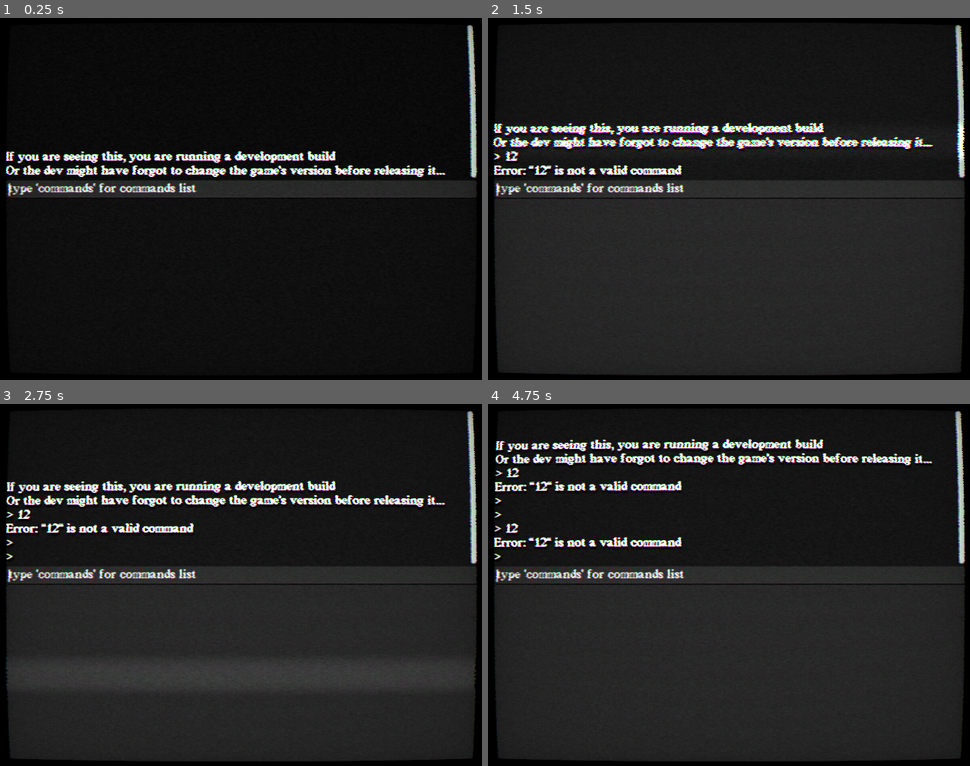
Above: before the commit, frames 1-4 (two rows, left to right).
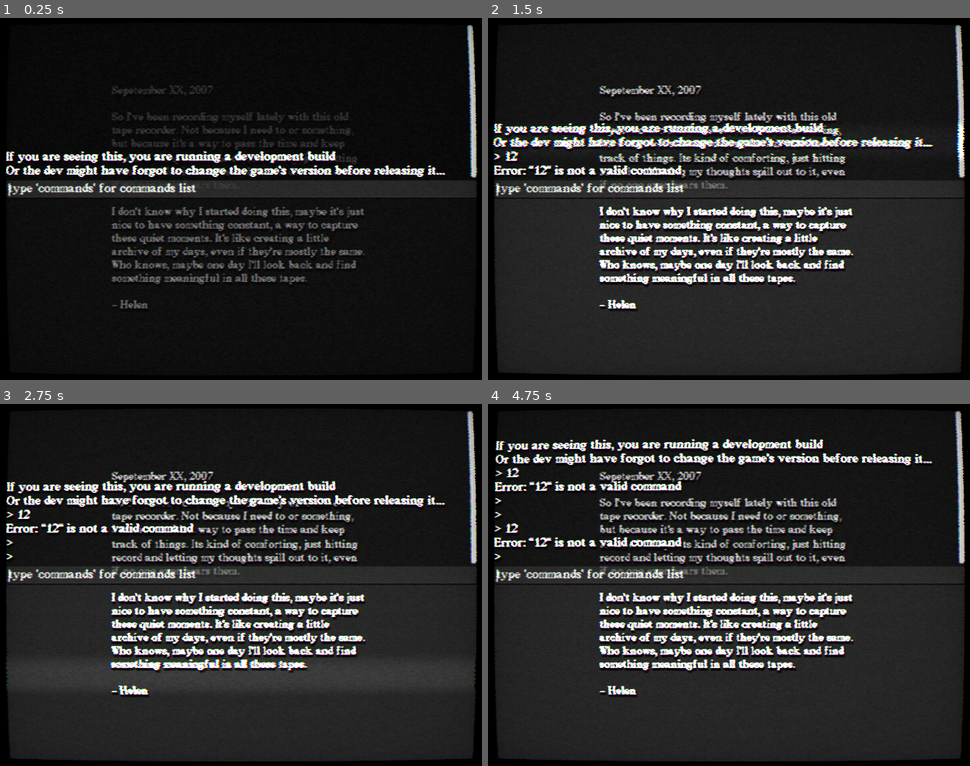
Above: after the commit, the same moments.

Repository: tunalad/ht
Game: Godot game, scene res://Scenes/Levels/diary1.tscn
Two runs of this game, one before a commit and one after it. Both use one fixed random seed, a clock stepped at 60 frames per second and the inputs below. This scene is started directly instead of the project's main scene. Sound files missing from this copy of the repository are replaced by a short silence.
Inputs (mouse positions are in pixels of both pictures, inside the frame that each line leads up to):
- Up to frame 1 (0.25 s): no input
- Up to frame 2 (1.5 s): click (729, 188) at 0.52 s; type "12" at 0.6 s; tap Enter (ui_accept) at 1.25 s; move the mouse to (835, 180) at 1.27 s; hold Right (ui_right) from 1.28 s (still down)
- Up to frame 3 (2.75 s): tap Enter (ui_accept) at 1.52, 2.27 s; move the mouse to (144, 603) at 2.02 s; release Right (ui_right) at 2.03 s; hold Down (ui_down) from 2.03 s (still down)
- Up to frame 4 (4.75 s): move the mouse to (777, 505) at 2.77 s; release Down (ui_down) at 2.78 s; hold Right (ui_right) 2.78-3.53 s; move the mouse to (704, 657) at 3.52 s; hold Up (ui_up) 3.53-4.28 s; tap Enter (ui_accept) at 3.77, 4.52 s; move the mouse to (873, 639) at 4.27 s; hold Left (ui_left) from 4.28 s (still down)

The runs differ from the first frame. In frame 1, 6.2% of the frame differs, in the area x 22-76%, y 18-81%; in frame 2, 10%; in frame 3, 10%; in frame 4, 11%, in the area x 22-76%, y 18-82%.

Commit message:
fixed Endscreen backgrounds not showing

Diff:
--- a/Scenes/Presets/Endscreen.gd
+++ b/Scenes/Presets/Endscreen.gd
@@ -12,6 +12,7 @@
 func _process(_delta : float) -> void:
 	if Engine.is_editor_hint():
 		set_text_background()
+	pass
 
 
 func _input(event : InputEvent) -> void:
@@ -38,6 +39,9 @@
 	if !subtract_white:
 		$diary.material = null
 
+	$background.visible = true
+	diary_text.visible = true
+
 	if background:
 		$background.texture = background
 	else:
--- a/Scenes/Presets/Inventory.gd
+++ b/Scenes/Presets/Inventory.gd
@@ -39,9 +39,7 @@
 
 func populate_pockets() -> void:
 	for item in pocket_items.size():
-		print(item)
 		if pocket_items[item]:
-			print("add `", pocket_items[item].title, "` to the pocket")
 			var grid_item_name : String = "PocketPos%d" % (item + 1)
 			var grid_item := $GridPocket.get_node(grid_item_name)
 			grid_item.text = pocket_items[item].title
